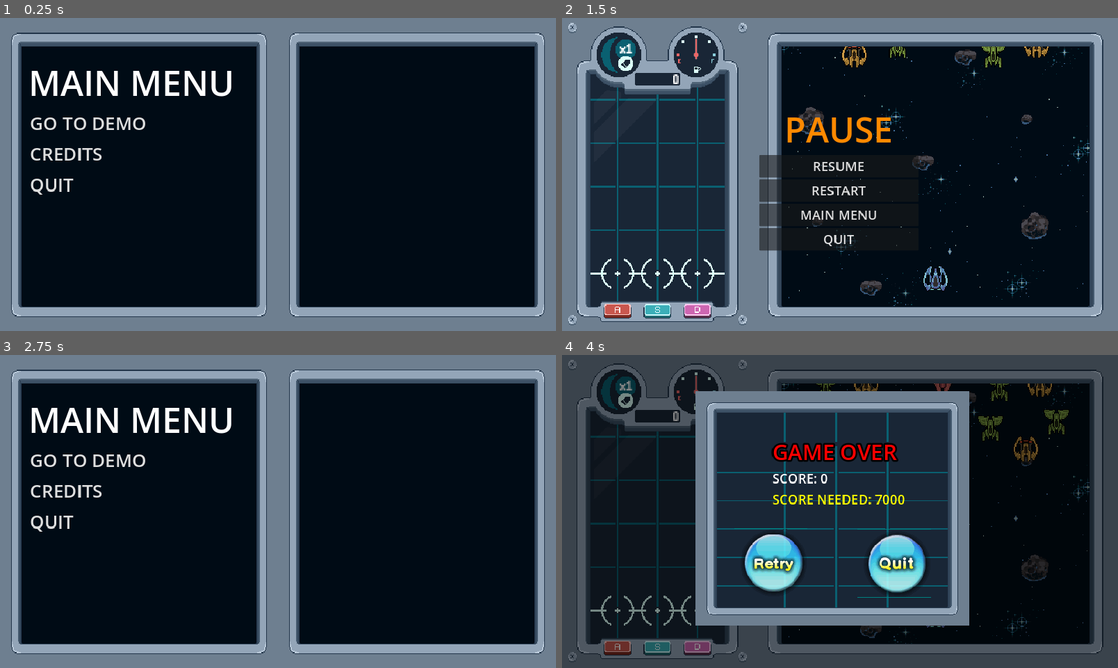
Above: before the commit, frames 1-4 (two rows, left to right).
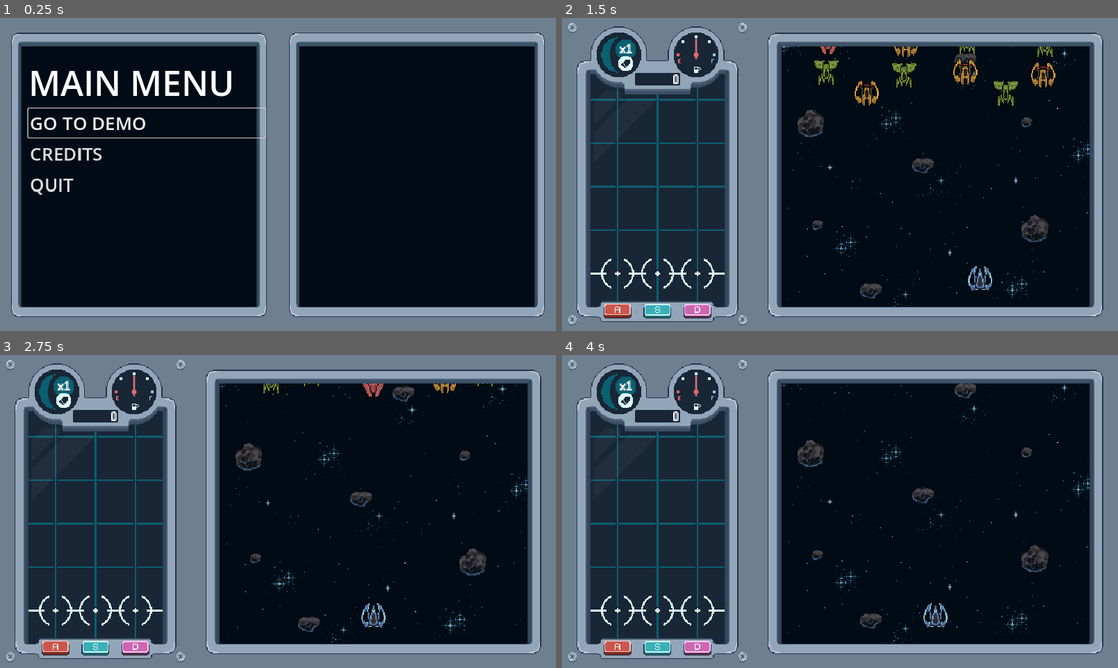
Above: after the commit, the same moments.

Repository: diego-acevedo/grabeaty
Game: Godot game, scene res://scenes/MENUS/main_menu.tscn
Same seed, same stepped clock (60 frames per second), same inputs: the game is played once before the commit and once after it.
Inputs (mouse positions are in pixels of both pictures, inside the frame that each line leads up to):
- Up to frame 1 (0.25 s): no input
- Up to frame 2 (1.5 s): click "GO TO DEMO" at 0.5 s; tap Enter (Pause, bound only before the commit) at 1.25 s; hold Right (move_right) from 1.28 s (still down)
- Up to frame 3 (2.75 s): release Right (move_right) at 2 s; click (211, 561) at 2.02 s
- Up to frame 4 (4 s): click (706, 461) at 2.75 s, where only the run before the commit has a clickable "GO TO DEMO"; click (773, 561) at 3.52 s

The runs differ from the first frame. In frame 1, 0.2% of the frame differs, in the area x 4-48%, y 28-39%; in frame 2, 5.7%; in frame 3, 45%; in frame 4, 78%, in the area x 0-100%, y 0-100%.

Commit message:
feat: add prototype for level menu

Diff:
--- a/project.godot
+++ b/project.godot
@@ -14,6 +14,10 @@
 run/main_scene="res://scenes/MENUS/main_menu.tscn"
 config/features=PackedStringArray("4.3", "Forward Plus")
 config/icon="res://icon.svg"
+
+[autoload]
+
+StaticData="*res://resources/StaticData.gd"
 
 [display]
 
@@ -55,7 +59,23 @@
 }
 Pause={
 "deadzone": 0.5,
+"events": [Object(InputEventKey,"resource_local_to_scene":false,"resource_name":"","device":-1,"window_id":0,"alt_pressed":false,"shift_pressed":false,"ctrl_pressed":false,"meta_pressed":false,"pressed":false,"keycode":0,"physical_keycode":4194306,"key_label":0,"unicode":0,"location":0,"echo":false,"script":null)
+]
+}
+select={
+"deadzone": 0.5,
 "events": [Object(InputEventKey,"resource_local_to_scene":false,"resource_name":"","device":-1,"window_id":0,"alt_press …(195 unchanged characters)…
+, Object(InputEventMouseButton,"resource_local_to_scene":false,"resource_name":"","device":-1,"window_id":0,"alt_pressed":false,"shift_pressed":false,"ctrl_pressed":false,"meta_pressed":false,"button_mask":0,"position":Vector2(0, 0),"global_position":Vector2(0, 0),"factor":1.0,"button_index":1,"canceled":false,"pressed":false,"double_click":false,"script":null)
+]
+}
+move_up={
+"deadzone": 0.5,
+"events": [Object(InputEventKey,"resource_local_to_scene":false,"resource_name":"","device":-1,"window_id":0,"alt_pressed":false,"shift_pressed":false,"ctrl_pressed":false,"meta_pressed":false,"pressed":false,"keycode":0,"physical_keycode":4194320,"key_label":0,"unicode":0,"location":0,"echo":false,"script":null)
+]
+}
+move_down={
+"deadzone": 0.5,
+"events": [Object(InputEventKey,"resource_local_to_scene":false,"resource_name":"","device":-1,"window_id":0,"alt_pressed":false,"shift_pressed":false,"ctrl_pressed":false,"meta_pressed":false,"pressed":false,"keycode":0,"physical_keycode":4194322,"key_label":0,"unicode":0,"location":0,"echo":false,"script":null)
 ]
 }
 
--- /dev/null
+++ b/resources/StaticData.gd
@@ -0,0 +1,21 @@
+extends Node
+
+var levels = "res://resources/levels.json"
+
+func _ready() -> void:
+	update_record_score('level_1', 4000)
+
+func save(content, path):
+	var file = FileAccess.open(path, FileAccess.WRITE)
+	file.store_string(JSON.stringify(content))
+	file.close()
+	file = null
+
+func read(path):
+	var file = FileAccess.open(path, FileAccess.READ)
+	return JSON.parse_string(file.get_as_text())
+
+func update_record_score(handle, new_score):
+	var info = read(levels)
+	info[handle]['record_score'] = max(info[handle]['record_score'], new_score)
+	save(info, levels)
--- /dev/null
+++ b/resources/levels.json
@@ -0,0 +1 @@
+{"level_1":{"min_score":7000,"name":"Level 1","record_score":4000}}
--- /dev/null
+++ b/scenes/MENUS/level_selector/cursor.tscn
@@ -0,0 +1,18 @@
+[gd_scene load_steps=4 format=3 uid="uid://fmruimvuipr8"]
+
+[ext_resource type="Script" path="res://scripts/MENUS/cursor.gd" id="1_kqsw8"]
+[ext_resource type="Texture2D" uid="uid://dgnfyjoubtqtt" path="res://assets/ui/cursor.png" id="2_jgc3p"]
+
+[sub_resource type="RectangleShape2D" id="RectangleShape2D_isbyx"]
+size = Vector2(16, 16)
+
+[node name="Cursor" type="Node2D"]
+script = ExtResource("1_kqsw8")
+
+[node name="Sprite2D" type="Sprite2D" parent="."]
+texture = ExtResource("2_jgc3p")
+
+[node name="Focus" type="Area2D" parent="."]
+
+[node name="CollisionShape2D" type="CollisionShape2D" parent="Focus"]
+shape = SubResource("RectangleShape2D_isbyx")
--- /dev/null
+++ b/scenes/MENUS/level_selector/level_icon.tscn
@@ -0,0 +1,23 @@
+[gd_scene load_steps=5 format=3 uid="uid://d1mlh8ryumneq"]
+
+[ext_resource type="Texture2D" uid="uid://bjfgfq7ttf2be" path="res://assets/sprites/celestial_objects.png" id="1_rgvnj"]
+[ext_resource type="Script" path="res://scripts/MENUS/level_icon.gd" id="2_hipj2"]
+[ext_resource type="Texture2D" uid="uid://btohxpwbuk76s" path="res://assets/ui/marker.png" id="3_uhxv4"]
+
+[sub_resource type="CircleShape2D" id="CircleShape2D_7htv4"]
+radius = 32.0
+
+[node name="Node2D" type="Area2D"]
+script = ExtResource("2_hipj2")
+
+[node name="CollisionShape2D" type="CollisionShape2D" parent="."]
+shape = SubResource("CircleShape2D_7htv4")
+
+[node name="LevelIcon" type="Sprite2D" parent="."]
+texture = ExtResource("1_rgvnj")
+hframes = 6
+vframes = 4
+
+[node name="Marker" type="Sprite2D" parent="."]
+visible = false
+texture = ExtResource("3_uhxv4")
--- /dev/null
+++ b/scenes/MENUS/level_selector/level_menu.tscn
@@ -0,0 +1,23 @@
+[gd_scene load_steps=3 format=3 uid="uid://csq21mlrl3m0j"]
+
+[ext_resource type="PackedScene" uid="uid://d1mlh8ryumneq" path="res://scenes/MENUS/level_selector/level_icon.tscn" id="1_6ybyj"]
+[ext_resource type="PackedScene" uid="uid://fmruimvuipr8" path="res://scenes/MENUS/level_selector/cursor.tscn" id="2_6k4q4"]
+
+[node name="LevelMenu" type="Node2D"]
+scale = Vector2(2, 2)
+
+[node name="Levels" type="Node2D" parent="."]
+
+[node name="Tutorial" parent="Levels" instance=ExtResource("1_6ybyj")]
+position = Vector2(188.5, 88.5)
+
+[node name="Level1" parent="Levels" instance=ExtResource("1_6ybyj")]
+position = Vector2(450.5, 139)
+sprite_coord = Vector2i(1, 0)
+
+[node name="Level2" parent="Levels" instance=ExtResource("1_6ybyj")]
+position = Vector2(334, 267.5)
+sprite_coord = Vector2i(3, 2)
+
+[node name="Cursor" parent="." instance=ExtResource("2_6k4q4")]
+position = Vector2(41.5, 44.5)
--- a/scenes/MENUS/main_menu.tscn
+++ b/scenes/MENUS/main_menu.tscn
@@ -47,6 +47,8 @@
 
 [node name="GO TO DEMO BUTTON" type="Button" parent="VBoxContainer"]
 layout_mode = 2
+focus_neighbor_top = NodePath("../QUIT BUTTON")
+focus_neighbor_bottom = NodePath("../CREDITS BUTTON")
 theme_override_font_sizes/font_size = 42
 text = "GO TO DEMO"
 flat = true
@@ -54,6 +56,8 @@
 
 [node name="CREDITS BUTTON" type="Button" parent="VBoxContainer"]
 layout_mode = 2
+focus_neighbor_top = NodePath("../GO TO DEMO BUTTON")
+focus_neighbor_bottom = NodePath("../QUIT BUTTON")
 theme_override_font_sizes/font_size = 42
 text = "CREDITS"
 flat = true
@@ -61,6 +65,8 @@
 
 [node name="QUIT BUTTON" type="Button" parent="VBoxContainer"]
 layout_mode = 2
+focus_neighbor_top = NodePath("../CREDITS BUTTON")
+focus_neighbor_bottom = NodePath("../GO TO DEMO BUTTON")
 theme_override_font_sizes/font_size = 42
 text = "QUIT"
 flat = true
--- a/scenes/shooter/characters/enemies/enemy_3.tscn
+++ b/scenes/shooter/characters/enemies/enemy_3.tscn
@@ -103,34 +103,6 @@
 "transitions": PackedFloat32Array(1),
 "update": 1,
 "values": [0]
-}
-
-[sub_resource type="Animation" id="Animation_vlsxs"]
-resource_name = "explosion"
-length = 0.3
-tracks/0/type = "value"
-tracks/0/imported = false
-tracks/0/enabled = true
-tracks/0/path = NodePath("Explosion:frame")
-tracks/0/interp = 1
-tracks/0/loop_wrap = true
-tracks/0/keys = {
-"times": PackedFloat32Array(0.0333333, 0.0666667, 0.1, 0.133333, 0.166667, 0.2, 0.233333),
-"transitions": PackedFloat32Array(1, 1, 1, 1, 1, 1, 1),
-"update": 1,
-"values": [0, 1, 2, 3, 4, 5, 6]
-}
-tracks/1/type = "value"
-tracks/1/imported = false
-tracks/1/enabled = true
-tracks/1/path = NodePath("Explosion:visible")
-tracks/1/interp = 1
-tracks/1/loop_wrap = true
-tracks/1/keys = {
-"times": PackedFloat32Array(0),
-"transitions": PackedFloat32Array(1),
-"update": 1,
-"values": [true]
 }
 
 [sub_resource type="Animation" id="Animation_goqm4"]
@@ -210,6 +182,34 @@
 "values": [1, 0, 1, 0, 1, 0]
 }
 
+[sub_resource type="Animation" id="Animation_vlsxs"]
+resource_name = "explosion"
+length = 0.3
+tracks/0/type = "value"
+tracks/0/imported = false
+tracks/0/enabled = true
+tracks/0/path = NodePath("Explosion:frame")
+tracks/0/interp = 1
+tracks/0/loop_wrap = true
+tracks/0/keys = {
+"times": PackedFloat32Array(0.0333333, 0.0666667, 0.1, 0.133333, 0.166667, 0.2, 0.233333),
+"transitions": PackedFloat32Array(1, 1, 1, 1, 1, 1, 1),
+"update": 1,
+"values": [0, 1, 2, 3, 4, 5, 6]
+}
+tracks/1/type = "value"
+tracks/1/imported = false
+tracks/1/enabled = true
+tracks/1/path = NodePath("Explosion:visible")
+tracks/1/interp = 1
+tracks/1/loop_wrap = true
+tracks/1/keys = {
+"times": PackedFloat32Array(0),
+"transitions": PackedFloat32Array(1),
+"update": 1,
+"values": [true]
+}
+
 [sub_resource type="AnimationLibrary" id="AnimationLibrary_rjpps"]
 _data = {
 "RESET": SubResource("Animation_tmjq1"),
--- /dev/null
+++ b/scripts/MENUS/cursor.gd
@@ -0,0 +1,40 @@
+extends Node2D
+
+var speed = 500
+var velocity = Vector2(0, 0)
+var acceleration = 5000
+
+var element: LevelIcon = null
+
+@onready var focus: Area2D = $Focus
+
+func _ready() -> void:
+	focus.area_entered.connect(_on_area_entered)
+	focus.area_exited.connect(_on_area_exited)
+
+func _physics_process(delta: float) -> void:
+	var move_input = Input.get_axis("move_left", "move_right")
+	velocity.x = move_toward(velocity.x, speed * move_input, acceleration * delta)
+	move_input = Input.get_axis("move_up", "move_down")
+	velocity.y = move_toward(velocity.y, speed * move_input, acceleration * delta)
+
+	position += velocity * delta
+	position.x = min(640, max(0, position.x))
+	position.y = min(360, max(0, position.y))
+
+	if Input.is_action_just_pressed("select"):
+		_select()
+
+func _on_area_entered(node: Node):
+	if node is LevelIcon:
+		element = node
+		node.focus()
+
+func _on_area_exited(node: Node):
+	if node is LevelIcon:
+		element = null
+		node.unfocus()
+
+func _select():
+	if element != null:
+		element.select()
--- /dev/null
+++ b/scripts/MENUS/level_icon.gd
@@ -0,0 +1,19 @@
+class_name LevelIcon
+extends Area2D
+
+@onready var level_icon: Sprite2D = $LevelIcon
+@onready var marker: Sprite2D = $Marker
+@export var sprite_coord: Vector2i
+@export var handle: String
+
+func _ready() -> void:
+	level_icon.frame_coords = sprite_coord
+
+func focus():
+	marker.visible = true
+
+func unfocus():
+	marker.visible = false
+
+func select():
+	print("Hola")
--- a/scripts/MENUS/main_menu.gd
+++ b/scripts/MENUS/main_menu.gd
@@ -7,6 +7,7 @@
 var demo_scene: PackedScene = preload("res://scenes/main.tscn")
 
 func _ready() -> void:
+	go_to_demo_button.grab_focus()
 	go_to_demo_button.pressed.connect(_on_go_to_demo_pressed)
 	credits_button.pressed.connect(_on_credits_pressed)
 	quit_button.pressed.connect(_on_quit_pressed)
Binary file added: assets/ui/cursor.png
Not shown, added: assets/ui/cursor.png.import
Binary file added: assets/ui/marker.png
Not shown, added: assets/ui/marker.png.import
